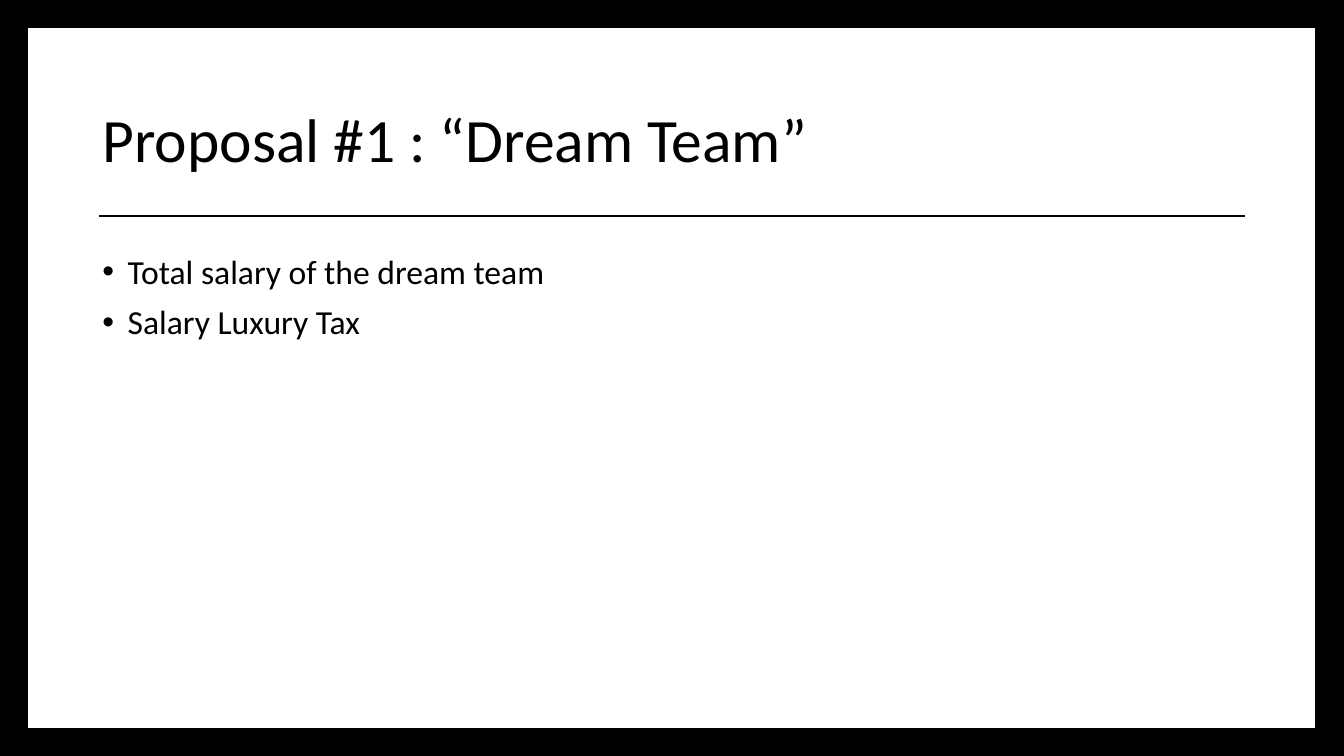
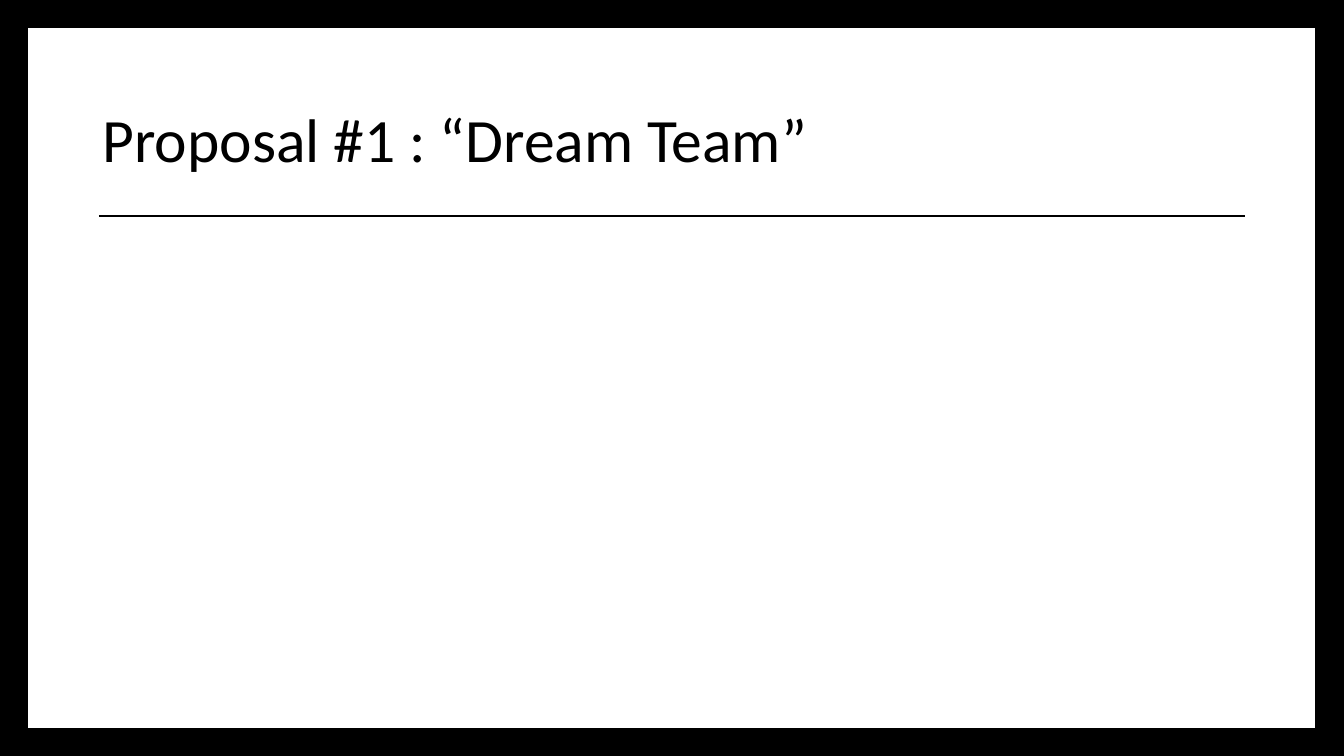
Before and after one commit to labulel/Projcet-1, a slide deck: slide 7 of Project #1 - PowerPoint.pptx. Drawn at 1344x756 pixels with LibreOffice and Linux fonts; fonts in the diff are those of the drawing. Boxes give left, top, right and bottom in pixels: in the first picture for what was removed or moved away, otherwise in the second. Text is boxed around its words. In the diff, an @@ line names an element or a change of style, - is before the commit and + after.

```diff
--- a/Project #1 - PowerPoint.pptx
+++ b/Project #1 - PowerPoint.pptx
@@ text removed at <box>128,260,545,340</box> @@
-• Total salary of the dream team
-• Salary Luxury Tax
```
Also in this commit, not shown: 3 other slides changed, 4 other files.
